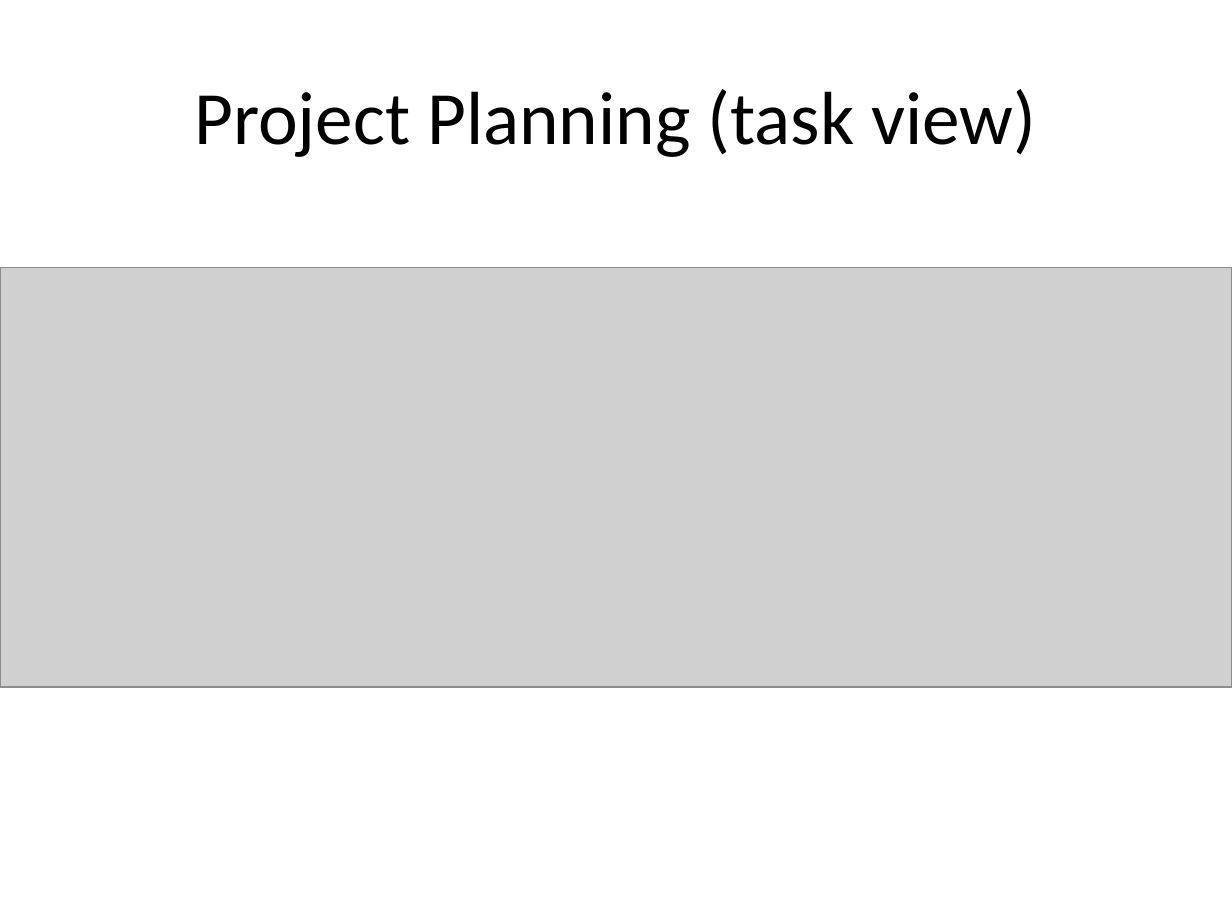
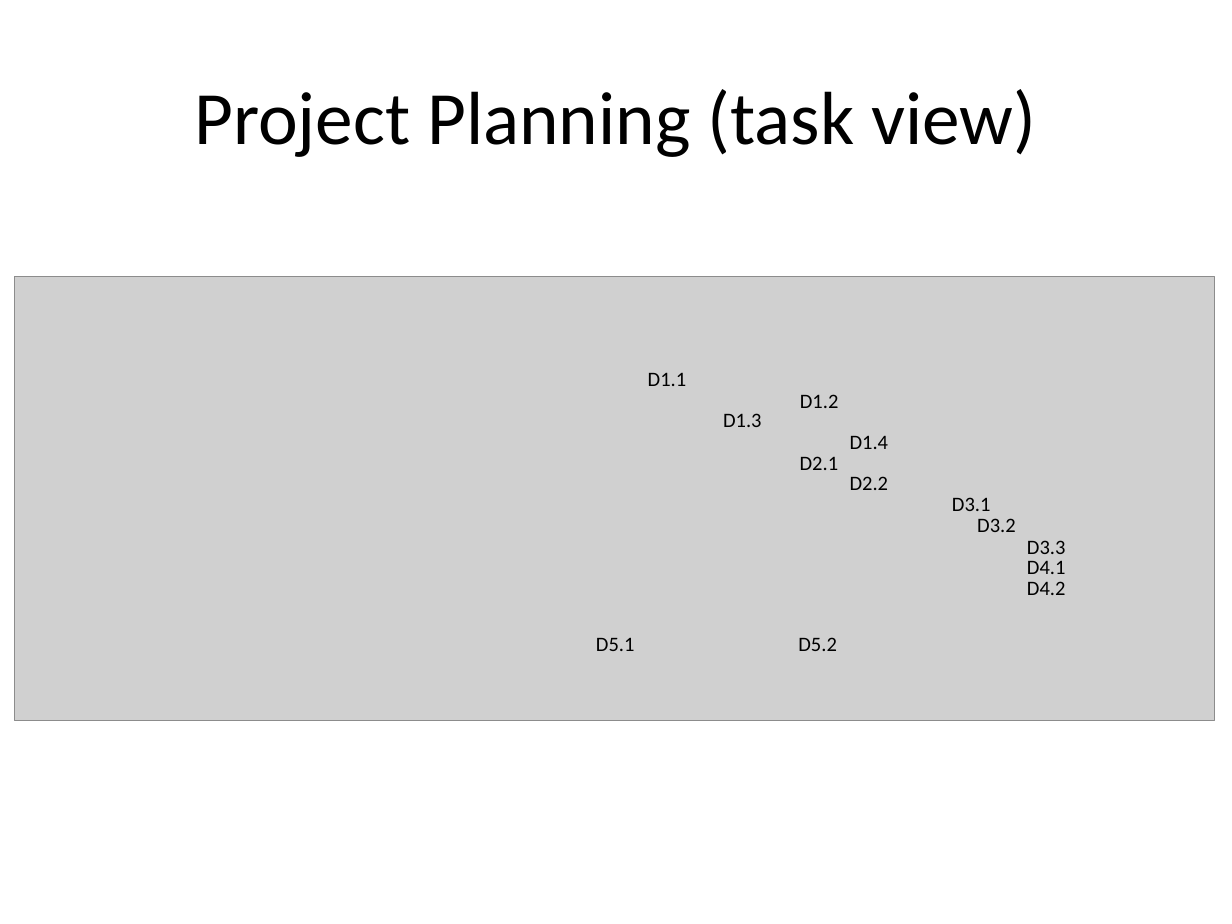
Before and after one commit to levilucio/cert_mbeddr, a slide deck: slide 7 of presentations/cert-mbeddr.pptx. Drawn at 1232x924 pixels with LibreOffice and Linux fonts; fonts in the diff are those of the drawing; grey boxes stand for pictures. Boxes give left, top, right and bottom in pixels: in the first picture for what was removed or moved away, otherwise in the second. Text is boxed around its words. In the diff, an @@ line names an element or a change of style, - is before the commit and + after.

```diff
--- a/presentations/cert-mbeddr.pptx
+++ b/presentations/cert-mbeddr.pptx
@@ picture: place and size @@
-picture at bbox=[0, 267, 1232, 687]
+picture at bbox=[15, 276, 1215, 721]
@@ text added at bbox=[648, 372, 687, 386], 12 pt, text #000000 @@
+D1.1
@@ text added at bbox=[723, 413, 762, 427], 12 pt, text #000000 @@
+D1.3
@@ text added at bbox=[800, 394, 839, 408], 12 pt, text #000000 @@
+D1.2
@@ text added at bbox=[850, 435, 889, 449], 12 pt, text #000000 @@
+D1.4
@@ text added at bbox=[800, 456, 839, 470], 12 pt, text #000000 @@
+D2.1
@@ text added at bbox=[850, 476, 889, 490], 12 pt, text #000000 @@
+D2.2
@@ text added at bbox=[952, 497, 991, 511], 12 pt, text #000000 @@
+D3.1
@@ text added at bbox=[977, 518, 1016, 532], 12 pt, text #000000 @@
+D3.2
@@ text added at bbox=[1027, 540, 1066, 554], 12 pt, text #000000 @@
+D3.3
@@ text added at bbox=[1027, 560, 1066, 574], 12 pt, text #000000 @@
+D4.1
@@ text added at bbox=[1027, 581, 1066, 595], 12 pt, text #000000 @@
+D4.2
@@ text added at bbox=[596, 637, 635, 651], 12 pt, text #000000 @@
+D5.1
@@ text added at bbox=[798, 637, 837, 651], 12 pt, text #000000 @@
+D5.2
```
Also in this commit, not shown: 2 other slides changed, 6 other files.
